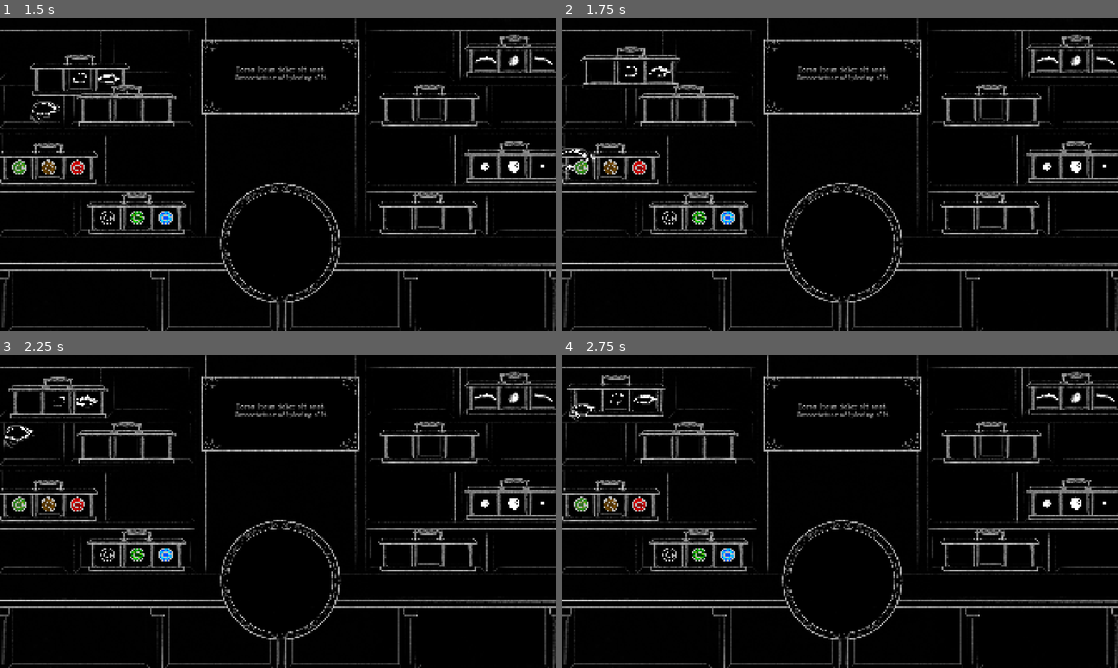
Above: before the commit, frames 1-4 (two rows, left to right).
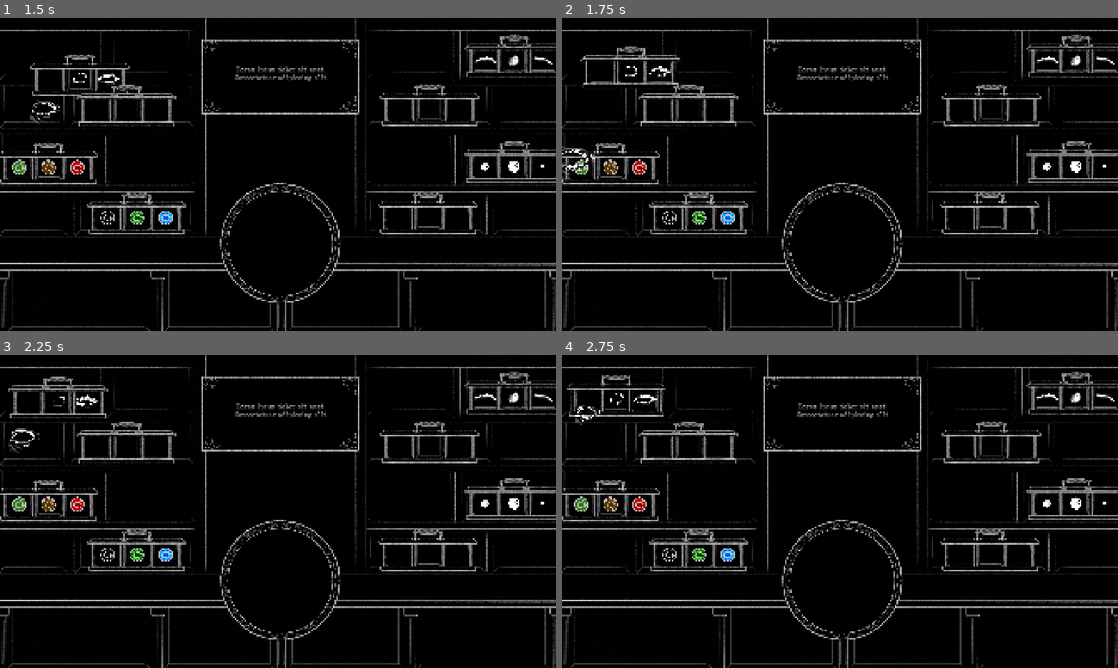
Above: after the commit, the same moments.

Repository: MarkusSecundus/Gamestudies-Experiment
Game: Godot game, scene res://scenes/MainScene.tscn
The game is run twice, just before and just after one commit, with the same random seed, the same clock (stepped at 60 frames per second) and the same inputs. Sound files missing from this copy of the repository are replaced by a short silence.
Inputs (mouse positions are in pixels of both pictures, inside the frame that each line leads up to):
- Up to frame 1 (1.5 s): drag from (50, 36) to (127, 86) at 0.52 s; drag from (66, 89) to (16, 168) at 1.27 s
- Up to frame 2 (1.75 s): no input
- Up to frame 3 (2.25 s): move the mouse to (61, 405) at 2.02 s; click (61, 405) at 2.17 s
- Up to frame 4 (2.75 s): no input

Frame 1 is identical in both runs. In frame 2, less than 0.1% of the frame differs, in the area x 2-5%, y 45-49%; in frame 3, 0.2%, in the area x 0-8%, y 22-32%; in frame 4, 0.2%.

Commit message:
eye part Z-ordering fixes

Diff:
--- /dev/null
+++ b/ordering_configs/eye_shape_ordering.tres
@@ -0,0 +1,21 @@
+[gd_resource type="Resource" script_class="GrabbableOrderingConfiguration" load_steps=5 format=3 uid="uid://dg50cmcpfmoqo"]
+
+[ext_resource type="Script" uid="uid://c518pwdpvmpeo" path="res://scripts/GrabbableOrderingConfiguration.gd" id="1_hopb4"]
+[ext_resource type="Script" uid="uid://c2cvcg2aq7xlp" path="res://scripts/OrderingConfiguration.gd" id="2_5weiy"]
+
+[sub_resource type="Resource" id="Resource_5weiy"]
+script = ExtResource("2_5weiy")
+z_index = 53
+z_as_relative = false
+metadata/_custom_type_script = "uid://c2cvcg2aq7xlp"
+
+[sub_resource type="Resource" id="Resource_e8j1m"]
+script = ExtResource("2_5weiy")
+z_index = 3
+metadata/_custom_type_script = "uid://c2cvcg2aq7xlp"
+
+[resource]
+script = ExtResource("1_hopb4")
+when_stationary = SubResource("Resource_e8j1m")
+when_moving = SubResource("Resource_5weiy")
+metadata/_custom_type_script = "uid://c518pwdpvmpeo"
--- /dev/null
+++ b/ordering_configs/eyebrow_ordering.tres
@@ -0,0 +1,21 @@
+[gd_resource type="Resource" script_class="GrabbableOrderingConfiguration" load_steps=5 format=3 uid="uid://dlw4gfsgrs6id"]
+
+[ext_resource type="Script" uid="uid://c518pwdpvmpeo" path="res://scripts/GrabbableOrderingConfiguration.gd" id="1_twos7"]
+[ext_resource type="Script" uid="uid://c2cvcg2aq7xlp" path="res://scripts/OrderingConfiguration.gd" id="2_ud437"]
+
+[sub_resource type="Resource" id="Resource_twos7"]
+script = ExtResource("2_ud437")
+z_index = 54
+z_as_relative = false
+metadata/_custom_type_script = "uid://c2cvcg2aq7xlp"
+
+[sub_resource type="Resource" id="Resource_ud437"]
+script = ExtResource("2_ud437")
+z_index = 4
+metadata/_custom_type_script = "uid://c2cvcg2aq7xlp"
+
+[resource]
+script = ExtResource("1_twos7")
+when_stationary = SubResource("Resource_ud437")
+when_moving = SubResource("Resource_twos7")
+metadata/_custom_type_script = "uid://c518pwdpvmpeo"
--- /dev/null
+++ b/ordering_configs/iris_ordering.tres
@@ -0,0 +1,21 @@
+[gd_resource type="Resource" script_class="GrabbableOrderingConfiguration" load_steps=5 format=3 uid="uid://ckcsosnk2tueh"]
+
+[ext_resource type="Script" uid="uid://c518pwdpvmpeo" path="res://scripts/GrabbableOrderingConfiguration.gd" id="1_jh8aa"]
+[ext_resource type="Script" uid="uid://c2cvcg2aq7xlp" path="res://scripts/OrderingConfiguration.gd" id="2_qtr1o"]
+
+[sub_resource type="Resource" id="Resource_jh8aa"]
+script = ExtResource("2_qtr1o")
+z_index = 51
+z_as_relative = false
+metadata/_custom_type_script = "uid://c2cvcg2aq7xlp"
+
+[sub_resource type="Resource" id="Resource_qtr1o"]
+script = ExtResource("2_qtr1o")
+z_index = 1
+metadata/_custom_type_script = "uid://c2cvcg2aq7xlp"
+
+[resource]
+script = ExtResource("1_jh8aa")
+when_stationary = SubResource("Resource_qtr1o")
+when_moving = SubResource("Resource_jh8aa")
+metadata/_custom_type_script = "uid://c518pwdpvmpeo"
--- /dev/null
+++ b/ordering_configs/pupil_ordering.tres
@@ -0,0 +1,21 @@
+[gd_resource type="Resource" script_class="GrabbableOrderingConfiguration" load_steps=5 format=3 uid="uid://kahugvkqxf2v"]
+
+[ext_resource type="Script" uid="uid://c518pwdpvmpeo" path="res://scripts/GrabbableOrderingConfiguration.gd" id="1_hbllx"]
+[ext_resource type="Script" uid="uid://c2cvcg2aq7xlp" path="res://scripts/OrderingConfiguration.gd" id="2_x6qub"]
+
+[sub_resource type="Resource" id="Resource_hbllx"]
+script = ExtResource("2_x6qub")
+z_index = 52
+z_as_relative = false
+metadata/_custom_type_script = "uid://c2cvcg2aq7xlp"
+
+[sub_resource type="Resource" id="Resource_x6qub"]
+script = ExtResource("2_x6qub")
+z_index = 2
+metadata/_custom_type_script = "uid://c2cvcg2aq7xlp"
+
+[resource]
+script = ExtResource("1_hbllx")
+when_stationary = SubResource("Resource_x6qub")
+when_moving = SubResource("Resource_hbllx")
+metadata/_custom_type_script = "uid://c518pwdpvmpeo"
--- a/scenes/MainScene.tscn
+++ b/scenes/MainScene.tscn
@@ -241,8 +241,6 @@
 script = ExtResource("6_doyhq")
 
 [node name="Sprite" type="Sprite2D" parent="EyeHolders/Shapes1/Eye1"]
-z_index = 500
-z_as_relative = false
 scale = Vector2(0.082, 0.082)
 texture = ExtResource("8_0ehpd")
 region_enabled = true
@@ -263,8 +261,6 @@
 script = ExtResource("6_doyhq")
 
 [node name="Sprite" type="Sprite2D" parent="EyeHolders/Shapes1/Eye2"]
-z_index = 500
-z_as_relative = false
 scale = Vector2(0.082, 0.082)
 texture = ExtResource("9_8wjpf")
 region_enabled = true
@@ -284,8 +280,6 @@
 script = ExtResource("6_doyhq")
 
 [node name="Sprite" type="Sprite2D" parent="EyeHolders/Shapes1/Eye3"]
-z_index = 500
-z_as_relative = false
 position = Vector2(2.0000134, -1.9999847)
 scale = Vector2(0.082, 0.082)
 texture = ExtResource("4_o3jky")
@@ -313,16 +307,12 @@
 type = 2
 
 [node name="Sprite" type="Sprite2D" parent="EyeHolders/Irises1/Iris1"]
-z_index = 500
-z_as_relative = false
 scale = Vector2(0.14256983, 0.14256983)
 texture = ExtResource("13_u55b3")
 region_enabled = true
 region_rect = Rect2(412, 598, 394, 394)
 
 [node name="Lineart" type="Sprite2D" parent="EyeHolders/Irises1/Iris1/Sprite"]
-z_index = 500
-z_as_relative = false
 texture = ExtResource("5_u55b3")
 region_enabled = true
 region_rect = Rect2(412, 598, 394, 394)
@@ -343,16 +333,12 @@
 type = 2
 
 [node name="Sprite" type="Sprite2D" parent="EyeHolders/Irises1/Iris2"]
-z_index = 500
-z_as_relative = false
 scale = Vector2(0.14256983, 0.14256983)
 texture = ExtResource("13_1ns3k")
 region_enabled = true
 region_rect = Rect2(412, 598, 394, 394)
 
 [node name="Lineart" type="Sprite2D" parent="EyeHolders/Irises1/Iris2/Sprite"]
-z_index = 500
-z_as_relative = false
 texture = ExtResource("5_u55b3")
 region_enabled = true
 region_rect = Rect2(412, 598, 394, 394)
@@ -372,16 +358,12 @@
 type = 2
 
 [node name="Sprite" type="Sprite2D" parent="EyeHolders/Irises1/Iris3"]
-z_index = 500
-z_as_relative = false
 scale = Vector2(0.14256983, 0.14256983)
 texture = ExtResource("14_a7pbh")
 region_enabled = true
 region_rect = Rect2(412, 598, 394, 394)
 
 [node name="Lineart" type="Sprite2D" parent="EyeHolders/Irises1/Iris3/Sprite"]
-z_index = 500
-z_as_relative = false
 texture = ExtResource("5_u55b3")
 region_enabled = true
 region_rect = Rect2(412, 598, 394, 394)
@@ -404,8 +386,6 @@
 type = 2
 
 [node name="Sprite" type="Sprite2D" parent="EyeHolders/Irises2/Iris4"]
-z_index = 500
-z_as_relative = false
 scale = Vector2(0.14256983, 0.14256983)
 texture = ExtResource("5_u55b3")
 region_enabled = true
@@ -413,8 +393,6 @@
 
 [node name="Lineart" type="Sprite2D" parent="EyeHolders/Irises2/Iris4/Sprite"]
 visible = false
-z_index = 500
-z_as_relative = false
 texture = ExtResource("5_u55b3")
 region_enabled = true
 region_rect = Rect2(412, 598, 394, 394)
@@ -435,16 +413,12 @@
 type = 2
 
 [node name="Sprite" type="Sprite2D" parent="EyeHolders/Irises2/Iris5"]
-z_index = 500
-z_as_relative = false
 scale = Vector2(0.14256983, 0.14256983)
 texture = ExtResource("16_7wwop")
 region_enabled = true
 region_rect = Rect2(412, 598, 394, 394)
 
 [node name="Lineart" type="Sprite2D" parent="EyeHolders/Irises2/Iris5/Sprite"]
-z_index = 500
-z_as_relative = false
 texture = ExtResource("5_u55b3")
 region_enabled = true
 region_rect = Rect2(412, 598, 394, 394)
@@ -464,16 +438,12 @@
 type = 2
 
 [node name="Sprite" type="Sprite2D" parent="EyeHolders/Irises2/Iris6"]
-z_index = 500
-z_as_relative = false
 scale = Vector2(0.14256983, 0.14271499)
 texture = ExtResource("17_jcw2p")
 region_enabled = true
 region_rect = Rect2(412, 598, 394, 394)
 
 [node name="Lineart" type="Sprite2D" parent="EyeHolders/Irises2/Iris6/Sprite"]
-z_index = 500
-z_as_relative = false
 texture = ExtResource("5_u55b3")
 region_enabled = true
 region_rect = Rect2(412, 598, 394, 394)
@@ -496,8 +466,6 @@
 type = 1
 
 [node name="Sprite" type="Sprite2D" parent="EyeHolders/Eyebrows1/Eyebrow1"]
-z_index = 500
-z_as_relative = false
 scale = Vector2(0.082, 0.082)
 texture = ExtResource("2_cfq0f")
 region_enabled = true
@@ -519,8 +487,6 @@
 type = 1
 
 [node name="Sprite" type="Sprite2D" parent="EyeHolders/Eyebrows1/Eyebrow2"]
-z_index = 500
-z_as_relative = false
 scale = Vector2(0.089100756, 0.089100756)
 texture = ExtResource("8_o3jky")
 region_enabled = true
@@ -541,8 +507,6 @@
 type = 1
 
 [node name="Sprite" type="Sprite2D" parent="EyeHolders/Eyebrows1/Eyebrow3"]
-z_index = 500
-z_as_relative = false
 position = Vector2(2.0000134, 0)
 scale = Vector2(0.082, 0.08265571)
 texture = ExtResource("9_kp0ql")
@@ -570,8 +534,6 @@
 type = 3
 
 [node name="Sprite" type="Sprite2D" parent="EyeHolders/Pupils1/Pupil1"]
-z_index = 500
-z_as_relative = false
 scale = Vector2(0.2, 0.2)
 texture = ExtResource("5_kp0ql")
 region_enabled = true
@@ -593,8 +555,6 @@
 type = 3
 
 [node name="Sprite" type="Sprite2D" parent="EyeHolders/Pupils1/Pupil2"]
-z_index = 500
-z_as_relative = false
 scale = Vector2(0.2, 0.2)
 texture = ExtResource("13_mkg2b")
 region_enabled = true
@@ -615,8 +575,6 @@
 type = 3
 
 [node name="Sprite" type="Sprite2D" parent="EyeHolders/Pupils1/Pupil3"]
-z_index = 500
-z_as_relative = false
 scale = Vector2(0.2, 0.199)
 texture = ExtResource("14_1ns3k")
 region_enabled = true
@@ -1138,6 +1096,7 @@
 texture = ExtResource("8_0ehpd")
 
 [node name="EyePiedestal" type="Node2D" parent="."]
+z_index = 5
 position = Vector2(966, 775.99994)
 script = ExtResource("43_2so2y")
 active_distance = 600.0
--- a/scripts/EyePart.gd
+++ b/scripts/EyePart.gd
@@ -21,6 +21,15 @@
 var _piedestal : EyePiedestal:
 	get: return EyePiedestal.INSTANCE
 
+@onready var _ordering_config: GrabbableOrderingConfiguration = _choose_ordering_config(type)
+static func _choose_ordering_config(part_type: EyePart.PartType)->GrabbableOrderingConfiguration:
+	if part_type == PartType.EyeShape: return load("res://ordering_configs/eye_shape_ordering.tres") as GrabbableOrderingConfiguration
+	if part_type == PartType.Eyebrow: return load("res://ordering_configs/eyebrow_ordering.tres") as GrabbableOrderingConfiguration
+	if part_type == PartType.Iris: return load("res://ordering_configs/iris_ordering.tres") as GrabbableOrderingConfiguration
+	if part_type == PartType.Pupil: return load("res://ordering_configs/pupil_ordering.tres") as GrabbableOrderingConfiguration
+	return null
+
+
 func _ready() -> void:
 	super._ready()
 	self._original_scale = self.scale
@@ -42,8 +51,9 @@
 	var new_scale := lerp(target_anchor.global_scale, _original_scale, t) as Vector2
 	var distance_from_active_anchor := get_position_difference().length()
 	var distance_from_the_cabinet := (_holder_anchor.global_position - self.get_only_anchor()).length()
-	if distance_from_active_anchor <40.0 and (self.get_parent() != _active_anchor.get_parent().get_parent()):
+	if (not _is_being_grabbed) and (distance_from_active_anchor < 40.0) and (self.get_parent() != _active_anchor.get_parent().get_parent()):
 		self.reparent(_active_anchor.get_parent().get_parent())
+		_ordering_config.when_stationary.apply(self)
 	if new_scale.x > self.scale.x: #if we are very close to the cabinet, we don't want to increase our size
 		if distance_from_the_cabinet < 40.0: return
 	self.scale = new_scale
@@ -55,6 +65,7 @@
 
 func on_drag_start()->void:
 	self.reparent(get_tree().root)
+	_ordering_config.when_moving.apply(self)
 func on_drag_end()->void:
 	var piedestal_anchor := _piedestal.get_anchor(self)
 	if piedestal_anchor.global_position.distance_to(self.global_position) < _piedestal.submit_distance:
--- a/scripts/EyePiedestal.gd
+++ b/scripts/EyePiedestal.gd
@@ -35,5 +35,3 @@
 func remove_eye_part(part: EyePart)->void:
 	if _chosen_eye_parts[part.type] == part:
 		_chosen_eye_parts[part.type] = null
-	else:
-		ErrorUtils.report_error("This should not happen - Removing eye part {0} that is not selected ({1} is)".format([part.name, _chosen_eye_parts[part.type]]))
--- /dev/null
+++ b/scripts/GrabbableOrderingConfiguration.gd
@@ -0,0 +1,5 @@
+class_name GrabbableOrderingConfiguration
+extends Resource
+
+@export var when_stationary : OrderingConfiguration
+@export var when_moving : OrderingConfiguration
--- /dev/null
+++ b/scripts/OrderingConfiguration.gd
@@ -0,0 +1,11 @@
+class_name OrderingConfiguration
+extends Resource
+
+@export var z_index : int = 0
+@export var z_as_relative : bool = true
+@export var y_sort_enabled : bool = false
+
+func apply(node: CanvasItem)->void:
+	node.z_index = self.z_index
+	node.z_as_relative = self.z_as_relative
+	node.y_sort_enabled = self.y_sort_enabled
Not shown, added: scripts/GrabbableOrderingConfiguration.gd.uid
Not shown, added: scripts/OrderingConfiguration.gd.uid
